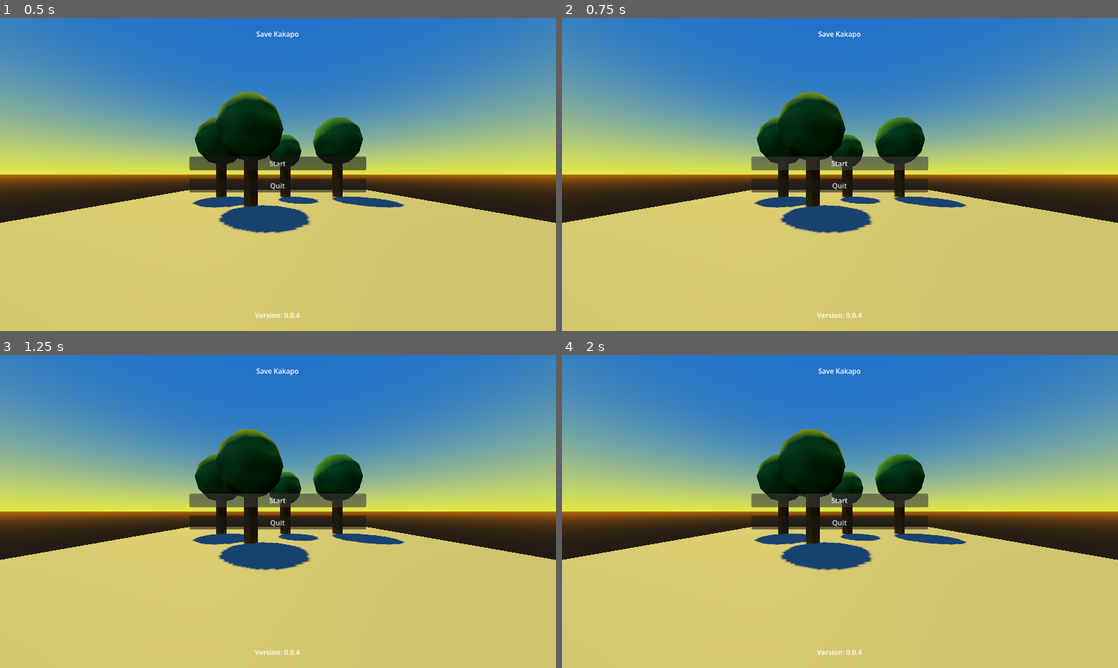
Above: before the commit, frames 1-4 (two rows, left to right).
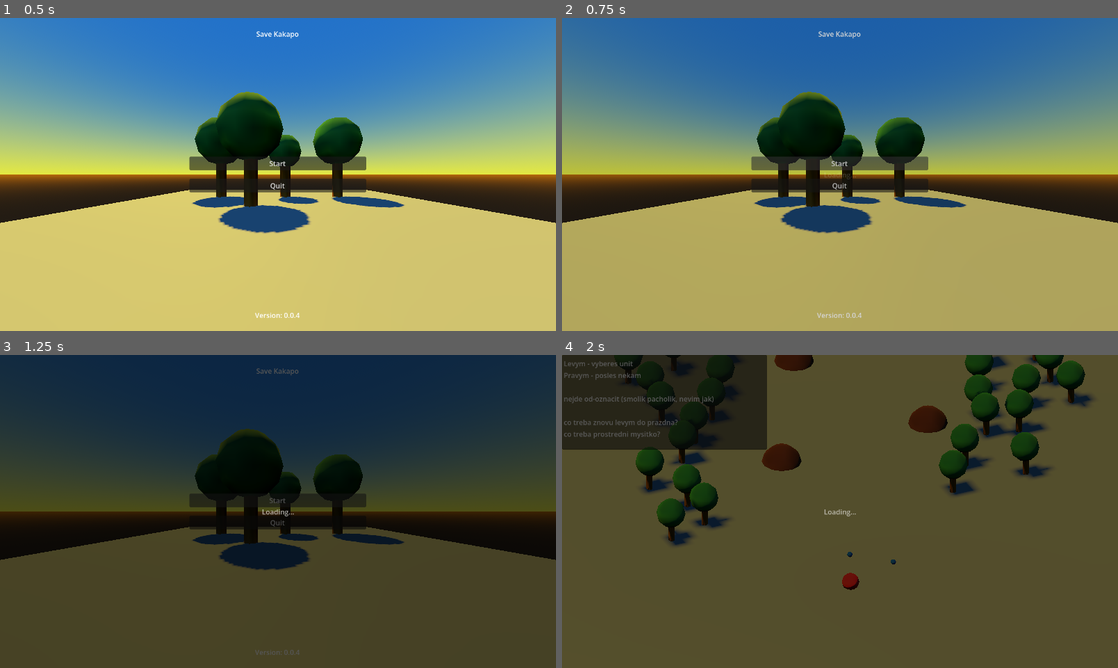
Above: after the commit, the same moments.

Repository: hubacekjakub/Godot-TreeLoverJourney
Game: Godot game, scene res://levels/main_menu.tscn
Two runs of this game, one before a commit and one after it. Both use one fixed random seed, a clock stepped at 60 frames per second and the inputs below.
Inputs:
- Up to frame 1 (0.5 s): no input
- Up to frame 2 (0.75 s): click "Start" at 0.5 s
- Up to frame 3 (1.25 s): no input
- Up to frame 4 (2 s): click "Start" at 1.25 s

Frame 1 is identical in both runs. In frame 2, 85% of the frame differs, in the area x 0-100%, y 0-100%; in frame 3, 97%; in frame 4, 100%.
Error before the commit: Invalid access to property or key 'animation_finished' on a base object of type 'null instance'. (res://scripts/autoload/scene_changer.gd:17)

Commit message:
Added limited radius movement for units

Diff:
--- a/project.godot
+++ b/project.godot
@@ -19,8 +19,8 @@
 [autoload]
 
 SignalBus="*uid://g2rmkq0n4itm"
-SceneChanger="*uid://4axa4wafxd2w"
-SoundManager="*uid://dirjky0nby5ro"
+SceneChanger="*uid://io5eox7sw5pg"
+SoundManager="*uid://dtmt1bfgjvr2l"
 Global="*uid://df8uf0gxajuvf"
 UnitDirector="*uid://dw88b2j1it1lx"
 
@@ -34,7 +34,6 @@
 
 Unit=""
 Resource=""
-
 
 [input]
 
--- a/scripts/autoload/unit_director.gd
+++ b/scripts/autoload/unit_director.gd
@@ -36,5 +36,9 @@
 			unit.deactivate()
 
 func set_unit_movement_target(cursor_3d_pos: Vector3) -> void:
+	var stretcher_position: Vector3 = stretcher.global_position
+	var direction_to_cursor: Vector3 = stretcher_position.direction_to(cursor_3d_pos)
+	var max_avaliable_location: Vector3 = direction_to_cursor * 15
+
 	if active_unit:
-		active_unit.set_movement_target(cursor_3d_pos)
+		active_unit.set_movement_target(stretcher.global_position + max_avaliable_location)
